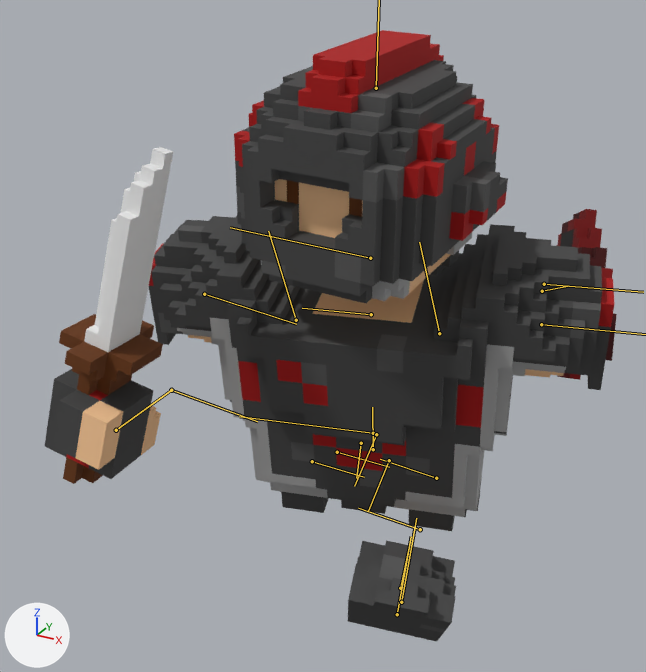
An edit to the FBX model Assets/Prefabs/Characters/MainChar.fbx, drawn before and after from the same camera.
Rendered twice from a camera (50 mm lens) standing at (0.154, -0.318, 0.3) and looking at (-0.018, -0.006, 0.144). Lighting does not change. The marker at lower left points along +X, +Y and +Z. Both versions are drawn at frame 116 of the action 'Take 001'; the numbers are the values there. The bones that bend it are drawn over the model as lines.

The first picture shows 'MainCharRed3:MainCharRed'.
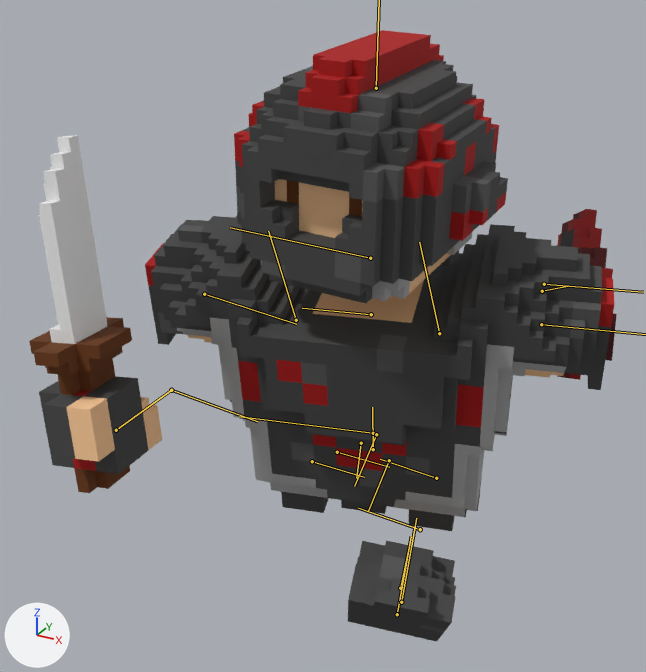
Boxes (x1, y1, x2, y2) around the edits, measured in the pictures (646 x 672 px):
'MainCharRed3:MainCharRed', posed: before (45, 30, 617, 642); after (29, 30, 617, 642)

What the commit changed:
Bone 'joint23' (bone_joint23) turns from (0, 5, 0) to (0, -15, 0) degrees about its own x, y and z.
